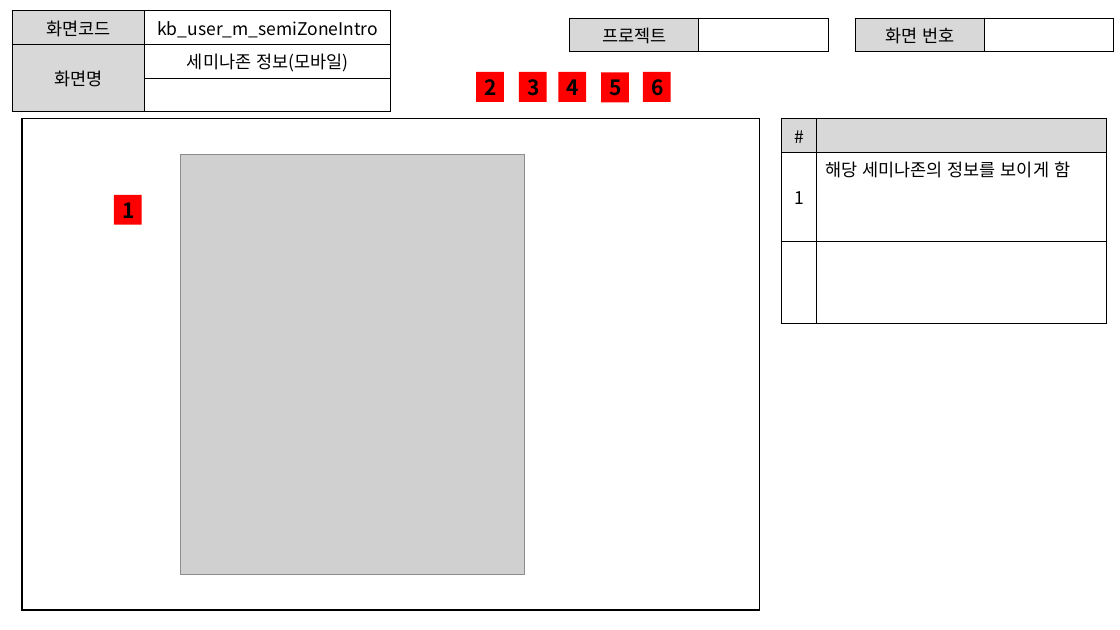
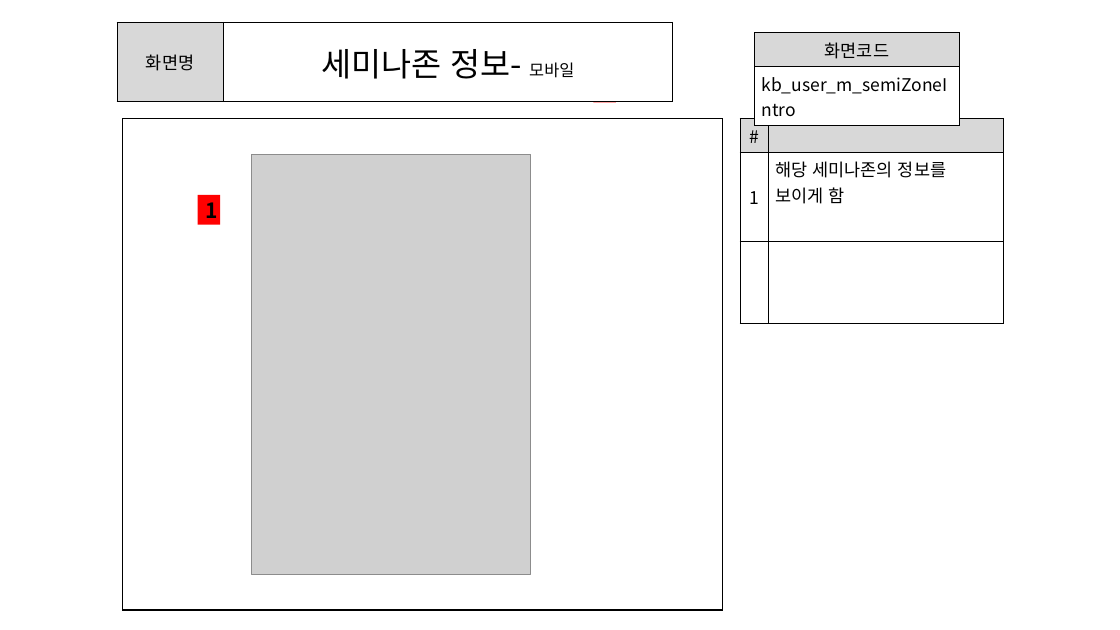
Before and after one commit to ezenteam2/e-Zone, a slide deck: slide 9 of 0 발표용 파워포인트/project05 - 파워포인트 종합 - 기범.pptx. Drawn at 1120x630 pixels with LibreOffice and Linux fonts; fonts in the diff are those of the drawing; grey boxes stand for pictures. Boxes give left, top, right and bottom in pixels: in the first picture for what was removed or moved away, otherwise in the second. Text is boxed around its words. In the diff, an @@ line names an element or a change of style, - is before the commit and + after.

```diff
--- a/0 발표용 파워포인트/project05 - 파워포인트 종합 - 기범.pptx
+++ b/0 발표용 파워포인트/project05 - 파워포인트 종합 - 기범.pptx
@@ table at (x1=118, y1=23, x2=673, y2=102) @@
-row 1: 화면코드 | kb_user_m_semiZoneIntro
-row 2: 화면명 | 세미나존 정보(모바일)
-row 3:  | 
+row 1: 화면명 | 세미나존 정보- 모바일
@@ table resized from (x1=12, y1=11, x2=391, y2=99) to (x1=118, y1=23, x2=673, y2=102) @@
@@ table removed at (x1=570, y1=18, x2=828, y2=48), 1 rows, 2 columns @@
-프로젝트 | 
@@ table removed at (x1=855, y1=18, x2=1114, y2=48), 1 rows, 2 columns @@
-화면 번호 | 
@@ table added at (x1=755, y1=33, x2=960, y2=98), 2 rows, 1 columns @@
+화면코드
+kb_user_m_semiZoneIntro
@@ text "2" rewrapped from (x1=476, y1=72, x2=504, y2=102) to (x1=500, y1=74, x2=512, y2=75) @@
@@ text "3" rewrapped from (x1=519, y1=72, x2=547, y2=102) to (x1=535, y1=74, x2=547, y2=76) @@
@@ text "4" rewrapped from (x1=559, y1=72, x2=586, y2=102) to (x1=567, y1=74, x2=579, y2=77) @@
@@ text "5" rewrapped from (x1=602, y1=72, x2=629, y2=102) to (x1=602, y1=71, x2=614, y2=101) @@
@@ text "6" rewrapped from (x1=643, y1=72, x2=670, y2=102) to (x1=636, y1=71, x2=648, y2=101) @@
@@ rectangle resized from (x1=22, y1=118, x2=760, y2=610) to (x1=123, y1=118, x2=723, y2=610) @@
@@ table resized from (x1=782, y1=118, x2=1107, y2=323) to (x1=740, y1=118, x2=1004, y2=323) @@
@@ picture resized from (x1=181, y1=155, x2=524, y2=575) to (x1=251, y1=155, x2=531, y2=575) @@
@@ rectangle "1" resized from (x1=114, y1=195, x2=142, y2=224) to (x1=197, y1=195, x2=220, y2=224) @@
```
Also in this commit, not shown: 15 other slides changed.
